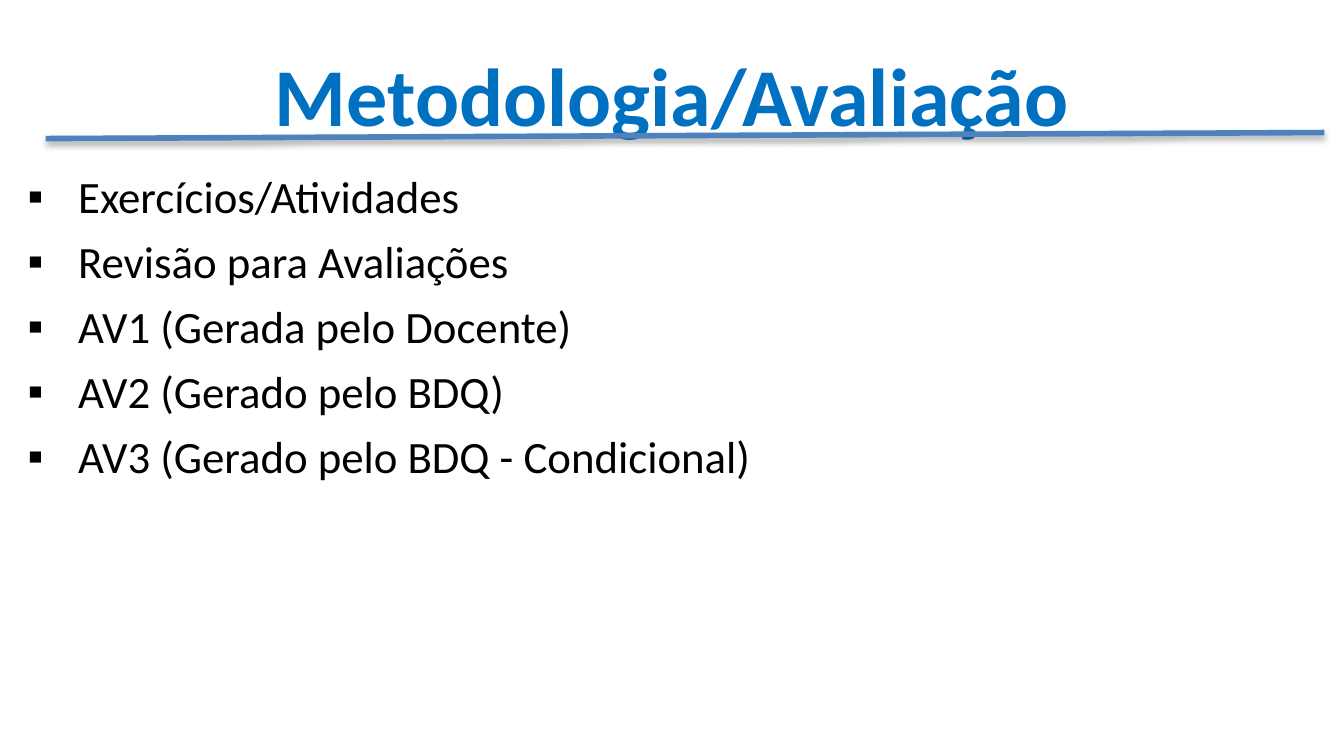
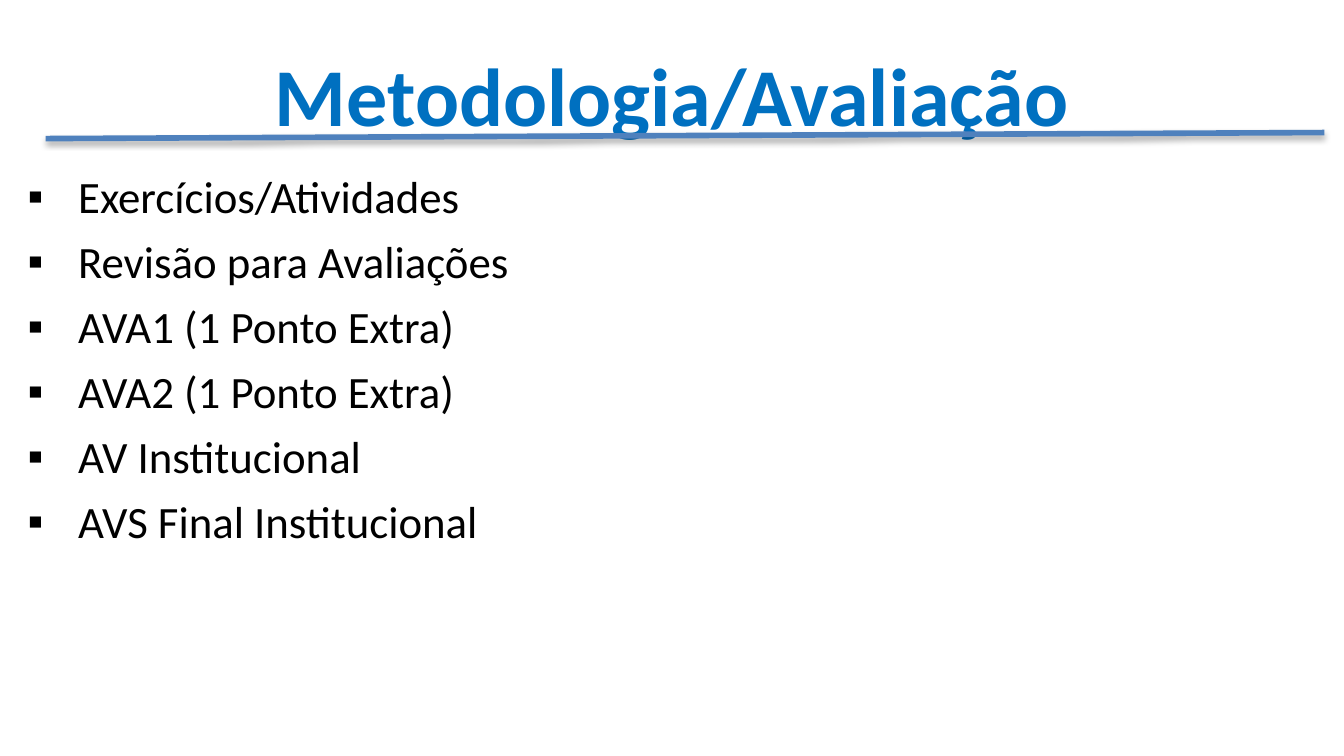
Before and after one commit to CloudEducationBrazil/WydenSistemaOperacioanal, a slide deck: slide 14 of Apresentação - Sistema Operacional.pptx. Drawn at 1344x756 pixels with LibreOffice and Linux fonts; fonts in the diff are those of the drawing; background and template pictures are left out. Boxes give left, top, right and bottom in pixels: in the first picture for what was removed or moved away, otherwise in the second. Text is boxed around its words. In the diff, an @@ line names an element or a change of style, - is before the commit and + after.

```diff
--- a/Apresentação - Sistema Operacional.pptx
+++ b/Apresentação - Sistema Operacional.pptx
@@ text at [78, 310, 477, 539]: text changed @@
-▪ AV1 (Gerada pelo Docente)
-▪ AV2 (Gerado pelo BDQ)
-▪ AV3 (Gerado pelo BDQ - Condicional)
+▪ AVA1 (1 Ponto Extra)
+▪ AVA2 (1 Ponto Extra)
+▪ AV Institucional
+▪ AVS Final Institucional
```
Also in this commit, not shown: 2 other slides changed.
